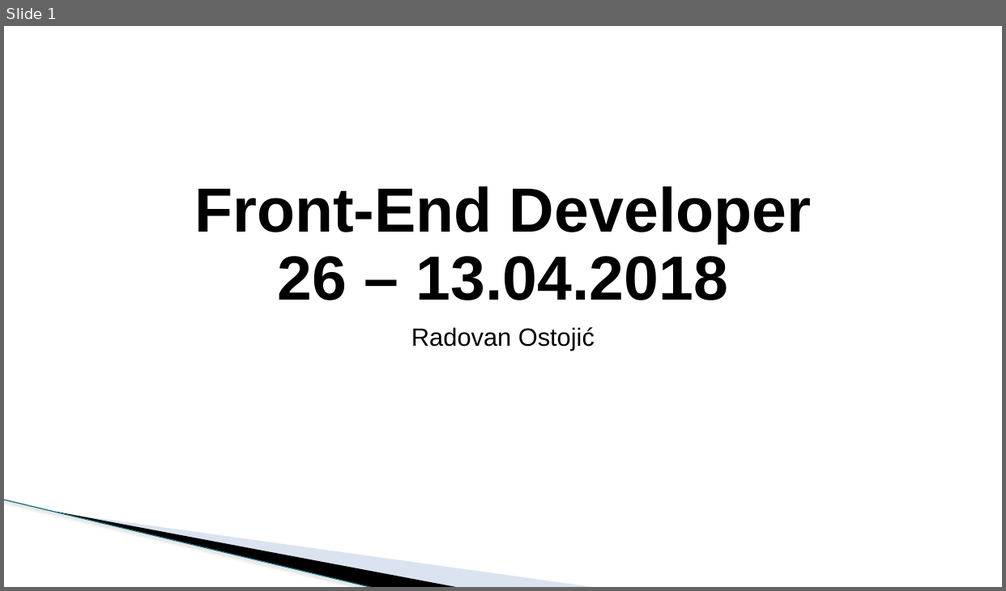
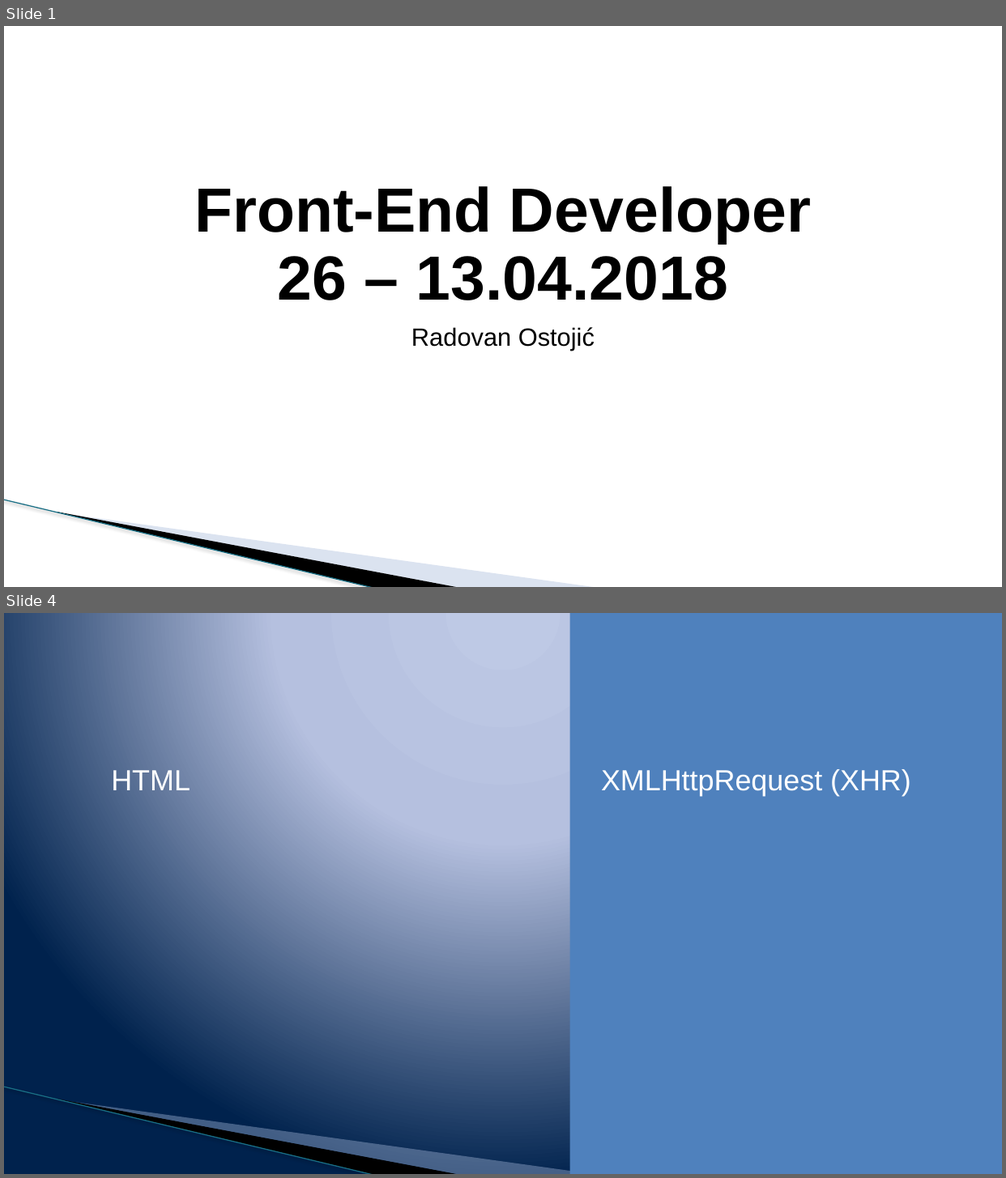
Before and after one commit to todalexcode/kurs-front-end, a slide deck: sesija-26/PPT/Front-End Developer-26.pptx. Shown one above the other, each under a label of ours: slide 1 before the commit, slides 1 and 4 after it; the slides between them are not shown. The pictures are 1006x591 and 1006x1178 pixels, drawn with LibreOffice and Linux fonts; fonts in the diff are those of the drawing; background and template pictures are left out. Boxes give left, top, right and bottom in pixels: in the first picture for what was removed or moved away, otherwise in the second. Text is boxed around its words. In the diff, an @@ line names an element or a change of style, - is before the commit and + after.

```diff
--- a/sesija-26/PPT/Front-End Developer-26.pptx
+++ b/sesija-26/PPT/Front-End Developer-26.pptx
@@ slide 4 added at [4, 613, 1002, 1174], background gradient #BFC9E5 to #B5C0E0 to #00234D; not listed: 3 template elements that a slide beside it also shows @@
@@ rectangle added at [570, 613, 1002, 1174], fill #4F81BD @@
@@ text added at [111, 770, 190, 790], 28 pt, text #FFFFFF @@
+HTML
@@ text added at [601, 769, 911, 796], 28 pt, text #FFFFFF @@
+XMLHttpRequest (XHR)
```
Also in this commit, not shown: 2 slides changed, 1 other slide added, 1 slide removed, 3 other files.
